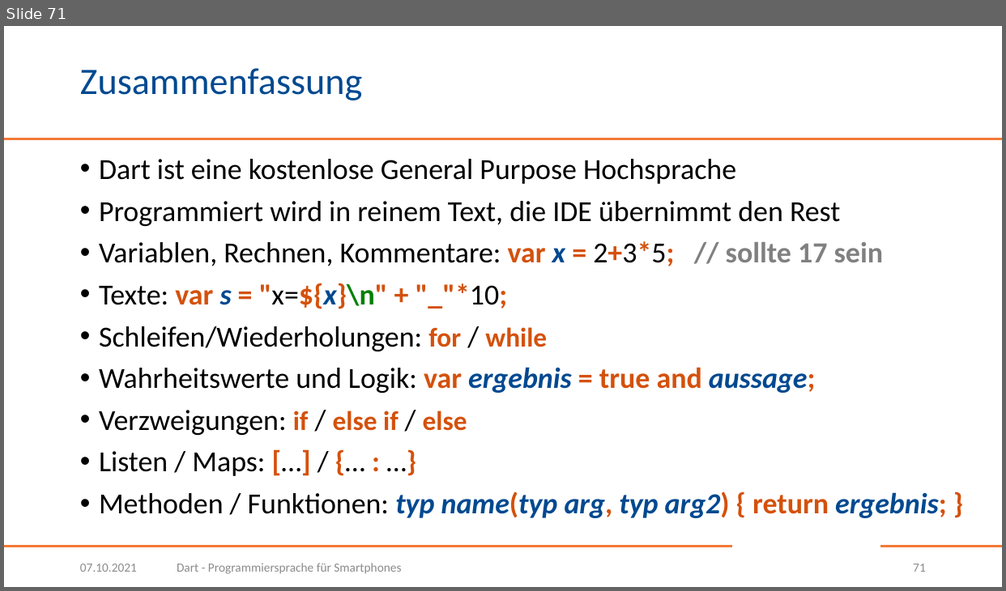
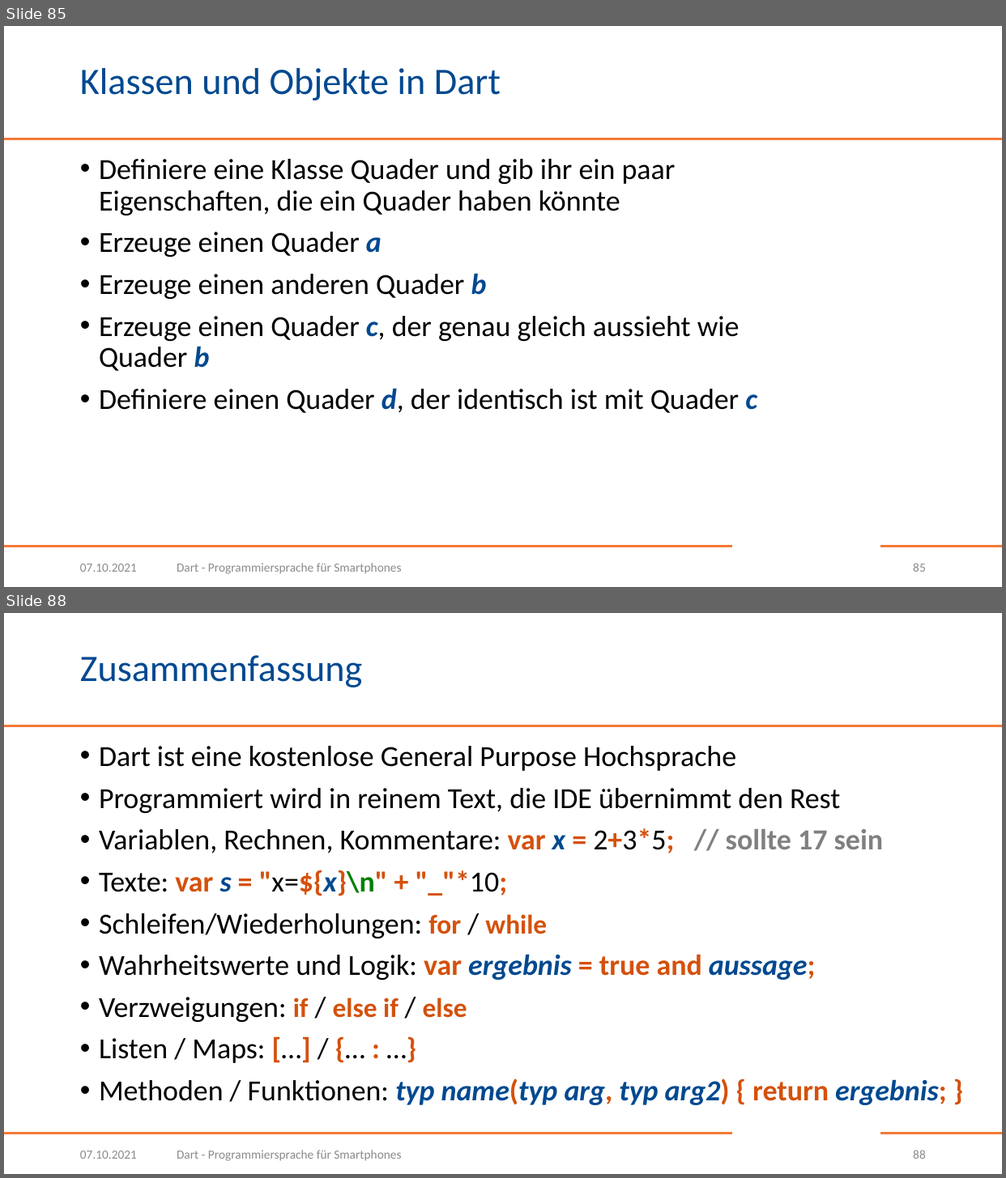
Before and after one commit to BogyMitutoyoCTL/Checklisten-App-2021, a slide deck: Dart.pptx. Shown one above the other, each under a label of ours: slide 71 before the commit, slides 85 and 88 after it; the slides between them are not shown. The pictures are 1006x591 and 1006x1178 pixels, drawn with LibreOffice and Linux fonts; fonts in the diff are those of the drawing; background and template pictures are left out. Boxes give left, top, right and bottom in pixels: in the first picture for what was removed or moved away, otherwise in the second. Text is boxed around its words. In the diff, an @@ line names an element or a change of style, - is before the commit and + after.

```diff
--- a/Dart.pptx
+++ b/Dart.pptx
@@ slide 85 added at [4,26,1002,587], background #FFFFFF; not listed: 3 template elements that a slide beside it also shows @@
@@ title added at [80,68,501,101], 36 pt, text #004990 @@
+Klassen und Objekte in Dart
@@ text added at [99,159,757,413], 28 pt, text #000000 @@
+• Definiere eine Klasse Quader und gib ihr ein paar Eigenschaften, die ein Quader haben könnte
+• Erzeuge einen Quader a
+• Erzeuge einen anderen Quader b
+• Erzeuge einen Quader c, der genau gleich aussieht wie Quader b
+• Definiere einen Quader d, der identisch ist mit Quader c
@@ text added at [80,564,137,572], 12 pt, text #8C8C8C @@
+07.10.2021
@@ text added at [177,563,401,574], 12 pt, text #8C8C8C @@
+Dart - Programmiersprache für Smartphones
@@ page number added at [913,563,926,572], 12 pt, text #8C8C8C @@
+85
@@ what was slide 71 is now slide 88 @@
@@ page number at [913,1150,926,1159]: text changed @@
-71
+88
```
Also in this commit, not shown: 2 slides changed, 16 other slides added.
